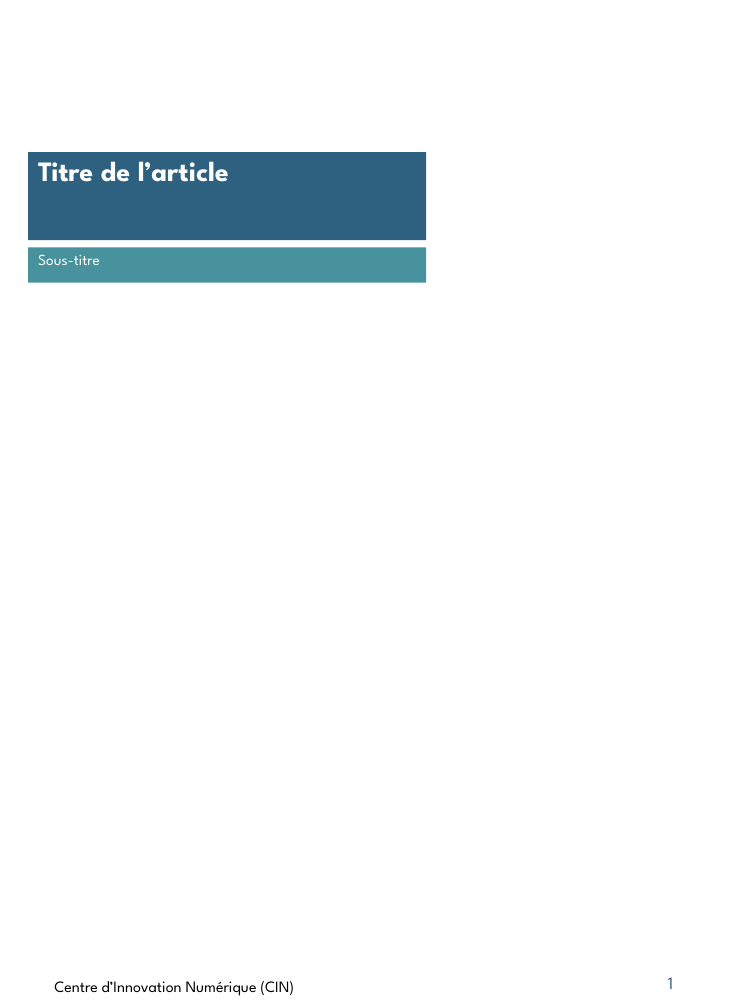
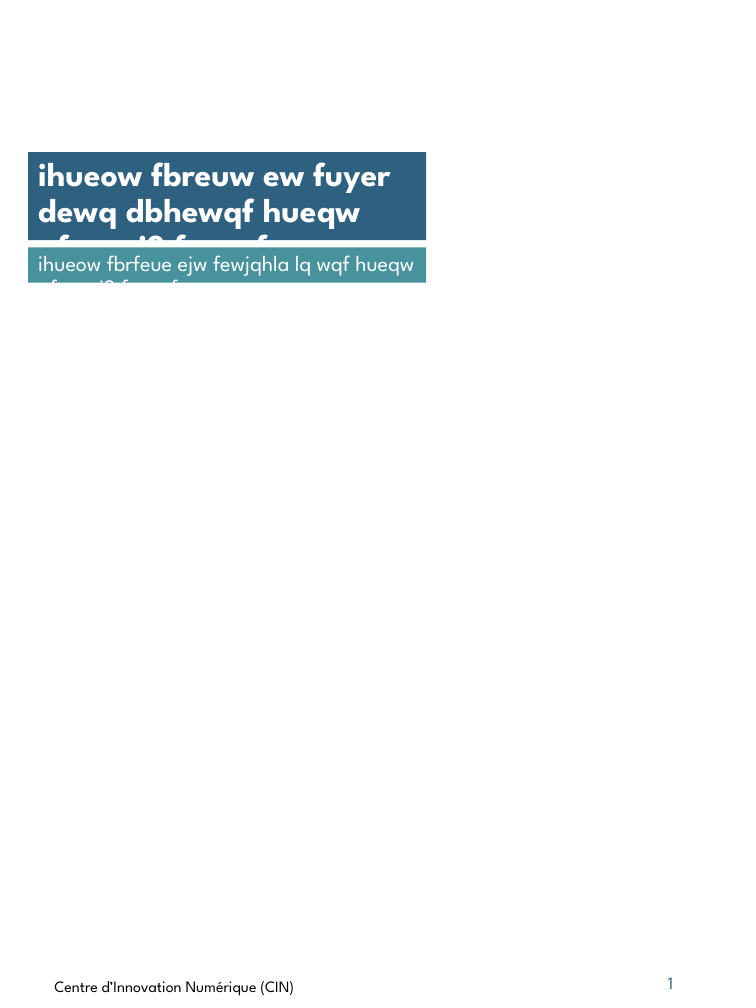
Before and after one commit to Msa360/pptx_template_cin, a slide deck: slide 1 of powerpoints/test.pptx. Drawn at 756x1008 pixels with LibreOffice and Linux fonts; fonts in the diff are those of the drawing; background and template pictures are left out. Boxes give left, top, right and bottom in pixels: in the first picture for what was removed or moved away, otherwise in the second. Text is boxed around its words. In the diff, an @@ line names an element or a change of style, - is before the commit and + after.

```diff
--- a/powerpoints/test.pptx
+++ b/powerpoints/test.pptx
@@ text at (x1=38, y1=162, x2=390, y2=269): text changed; size 20 to 24 pt @@
-Titre de l’article
+ihueow fbreuw ew fuyer dewq dbhewqf hueqw qfewq j3 few,qfew
@@ text at (x1=38, y1=255, x2=414, y2=283): text changed; size 11 to 15.8 pt @@
-Sous-titre
+ihueow fbrfeue ejw fewjqhla lq wqf hueqw qfewq j3 few,qfew
```
Also in this commit, not shown: 2 slides added, 4 slides removed, 13 other files.
